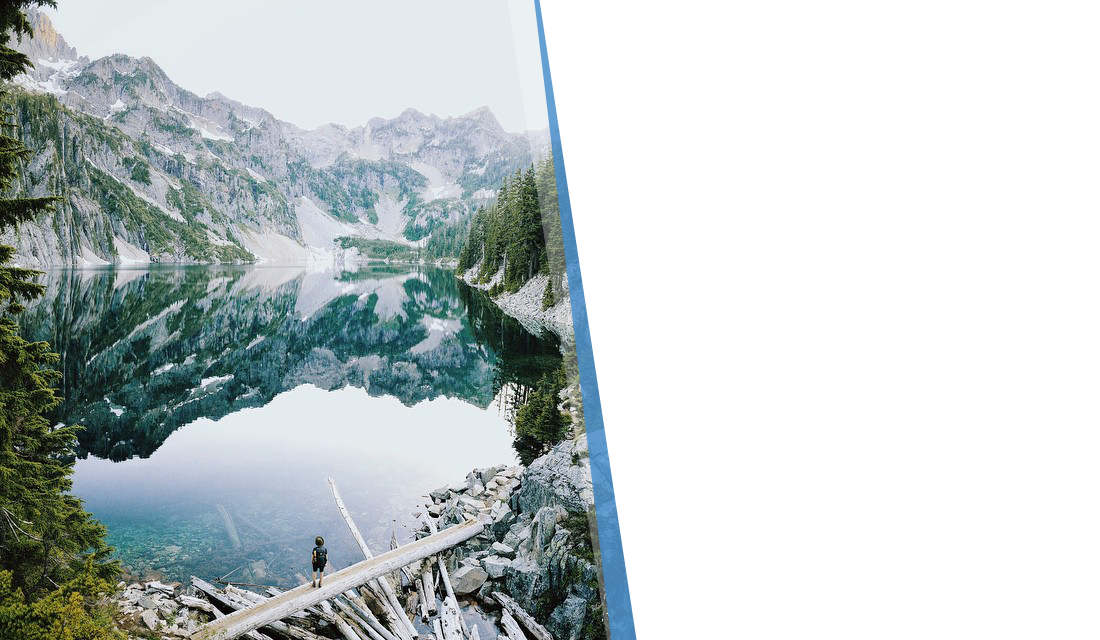
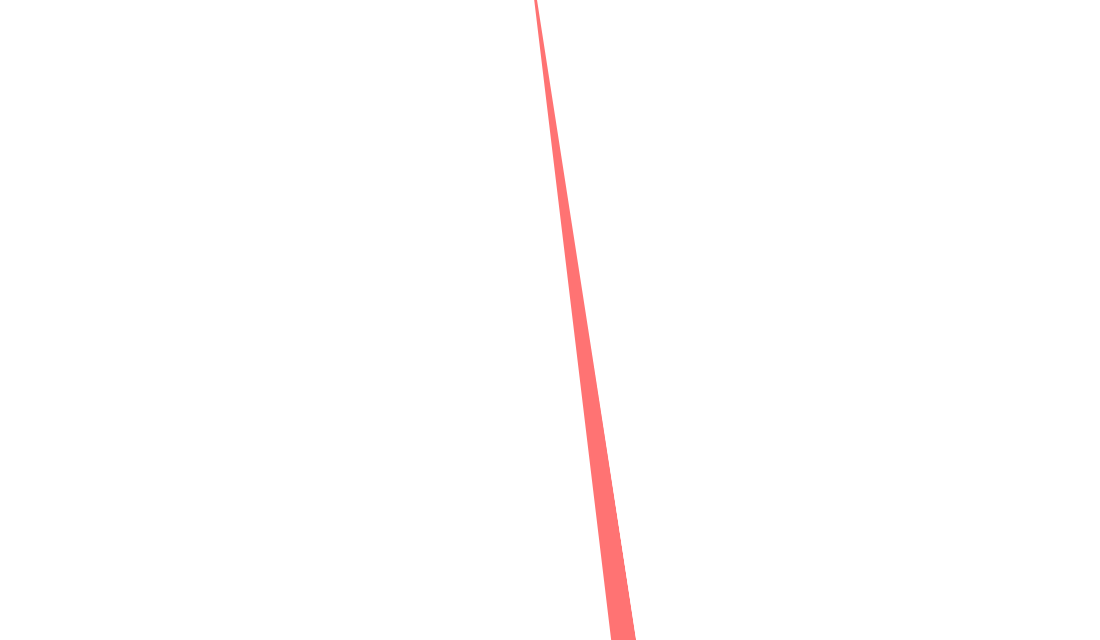
Layer changes from the first 1100 × 640 image to the second:
showed "Layer 1" over [537, 0, 637, 640]
removed layer "Rectangle 2" over [539, 0, 637, 640]
painted on "Rectangle 1" over [534, 0, 637, 640]
hid "sample" over [0, 0, 637, 640]
